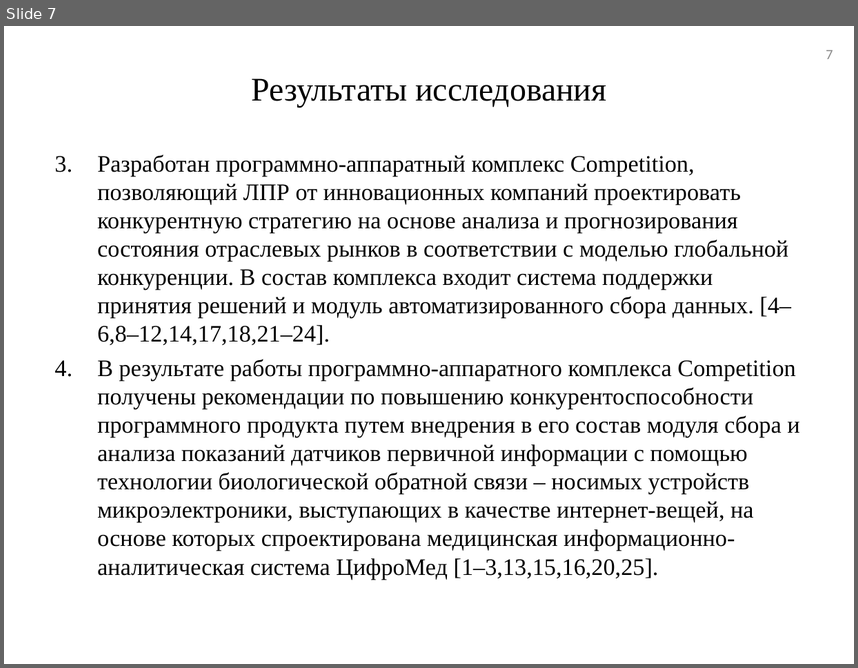
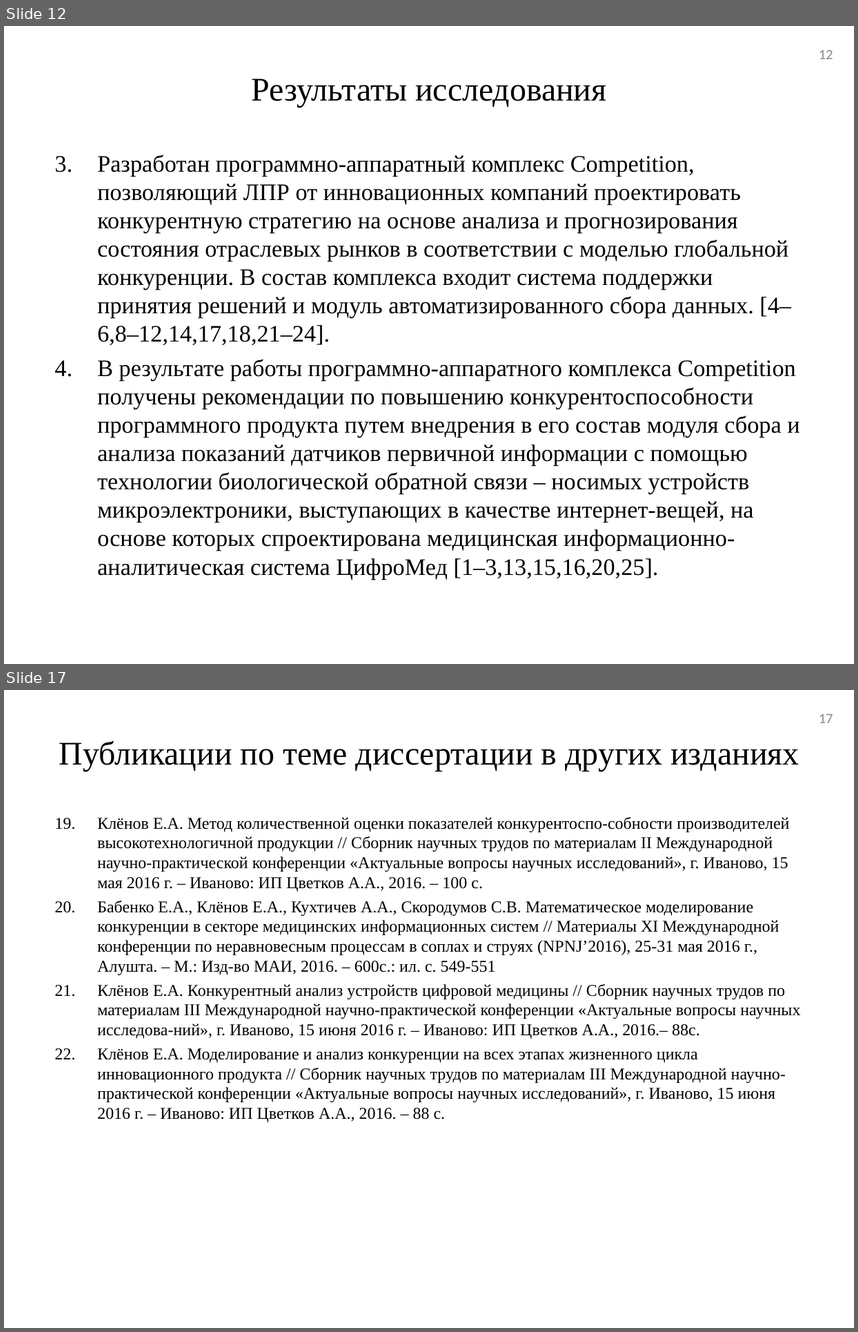
Before and after one commit to tehdoorsareopen/science, a slide deck: Предзащита/Презентация/Презентация_v01.ppt. Shown one above the other, each under a label of ours: slide 7 before the commit, slides 12 and 17 after it; the slides between them are not shown. The pictures are 858x668 and 858x1332 pixels, drawn with LibreOffice and Linux fonts; fonts in the diff are those of the drawing. Boxes give left, top, right and bottom in pixels: in the first picture for what was removed or moved away, otherwise in the second. Text is boxed around its words. In the diff, an @@ line names an element or a change of style, - is before the commit and + after.

```diff
--- a/Предзащита/Презентация/Презентация_v01.ppt
+++ b/Предзащита/Презентация/Презентация_v01.ppt
@@ slide 17 added at (4, 690, 854, 1328), background #FFFFFF @@
@@ page number added at (819, 714, 833, 723), 12 pt, text #898989 @@
+17
@@ title added at (59, 740, 799, 771), 28 pt, text #000000 @@
+Публикации по теме диссертации в других изданиях
@@ text added at (97, 817, 800, 1122), 14 pt, text #000000 @@
+19. Клёнов Е.А. Метод количественной оценки показателей конкурентоспо-собности производителей высокотехнологичной продукции // Сборник научных трудов по материалам II Международной научно-практической конференции «Актуальные вопросы научных исследований», г. Иваново, 15 мая 2016 г. – Иваново: ИП Цветков А.А., 2016. – 100 с.
+20. Бабенко Е.А., Клёнов Е.А., Кухтичев А.А., Скородумов С.В. Математическое моделирование конкуренции в секторе медицинских информационных систем // Материалы XI Международной конференции по неравновесным процессам в соплах и струях (NPNJ’2016), 25-31 мая 2016 г., Алушта. – М.: Изд-во МАИ, 2016. – 600с.: ил. с. 549-551
+21. Клёнов Е.А. Конкурентный анализ устройств цифровой медицины // Сборник научных трудов по материалам III Международной научно-практической конференции «Актуальные вопросы научных исследова-ний», г. Иваново, 15 июня 2016 г. – Иваново: ИП Цветков А.А., 2016.– 88с.
+22. Клёнов Е.А. Моделирование и анализ конкуренции на всех этапах жизненного цикла инновационного продукта // Сборник научных трудов по материалам III Международной научно-практической конференции «Актуальные вопросы научных исследований», г. Иваново, 15 июня 2016 г. – Иваново: ИП Цветков А.А., 2016. – 88 с.
@@ what was slide 7 is now slide 12 @@
@@ page number at (819, 50, 833, 59): text changed @@
-7
+12
```
Also in this commit, not shown: 3 slides changed, 9 other slides added, 9 other files.
